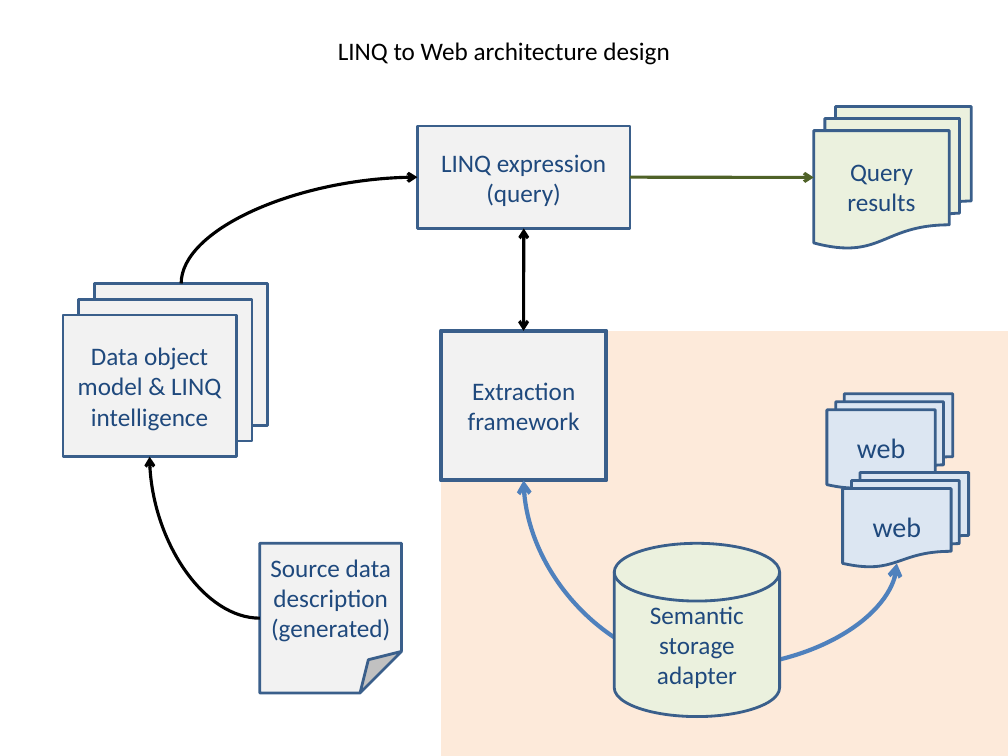
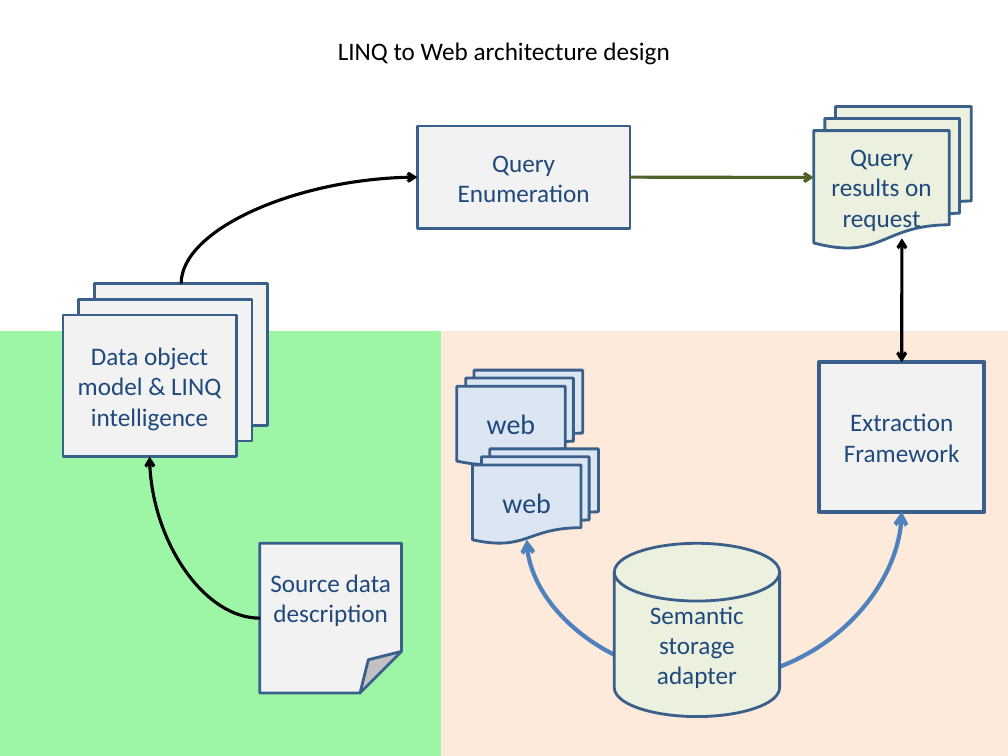
Before and after one commit to jakubmisek/LinqToWeb, a slide deck: slide 2 of Documentation/diagrams.pptx. Drawn at 1008x756 pixels with LibreOffice and Linux fonts; fonts in the diff are those of the drawing. Boxes give left, top, right and bottom in pixels: in the first picture for what was removed or moved away, otherwise in the second. Text is boxed around its words. In the diff, an @@ line names an element or a change of style, - is before the commit and + after.

```diff
--- a/Documentation/diagrams.pptx
+++ b/Documentation/diagrams.pptx
@@ text in flow chart multidocument at (831, 149, 932, 233): text changed @@
-Query results
+Query results on request
@@ text in rectangle at (458, 155, 590, 202): text changed @@
-LINQ expression
-(query)
+Query Enumeration
@@ double arrow moved from (524, 229) - (523, 331) to (902, 238) - (902, 362) @@
@@ rectangle added at (0, 331, 440, 756), fill #9CF6A5 @@
@@ flow chart multidocument "web": place and size @@
-flow chart multidocument "web" at (827, 394, 953, 489)
+flow chart multidocument "web" at (457, 370, 583, 465)
@@ rectangle "Extraction Framework": place and size @@
-rectangle "Extraction Framework" at (440, 331, 606, 480)
+rectangle "Extraction Framework" at (820, 362, 985, 511)
@@ text in rectangle at (844, 413, 960, 462): text changed @@
-Extraction framework
+Extraction Framework
@@ flow chart multidocument "web": place and size @@
-flow chart multidocument "web" at (843, 473, 969, 568)
+flow chart multidocument "web" at (473, 449, 599, 543)
@@ curved double arrow moved from (524, 481) - (897, 563) to (902, 512) - (527, 540) @@
@@ text in folded corner at (271, 619, 390, 642): paragraph removed @@
-(generated)
```
Also in this commit, not shown: 2 other slides changed, 1 slide added, 22 other files.
